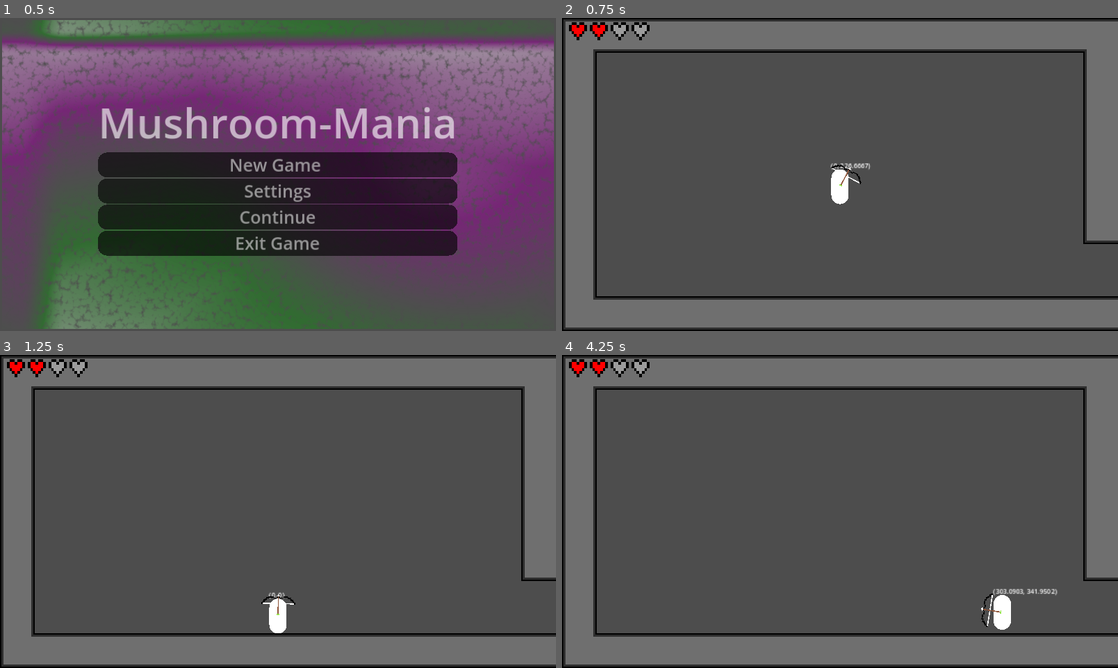
Above: before the commit, frames 1-4 (two rows, left to right).
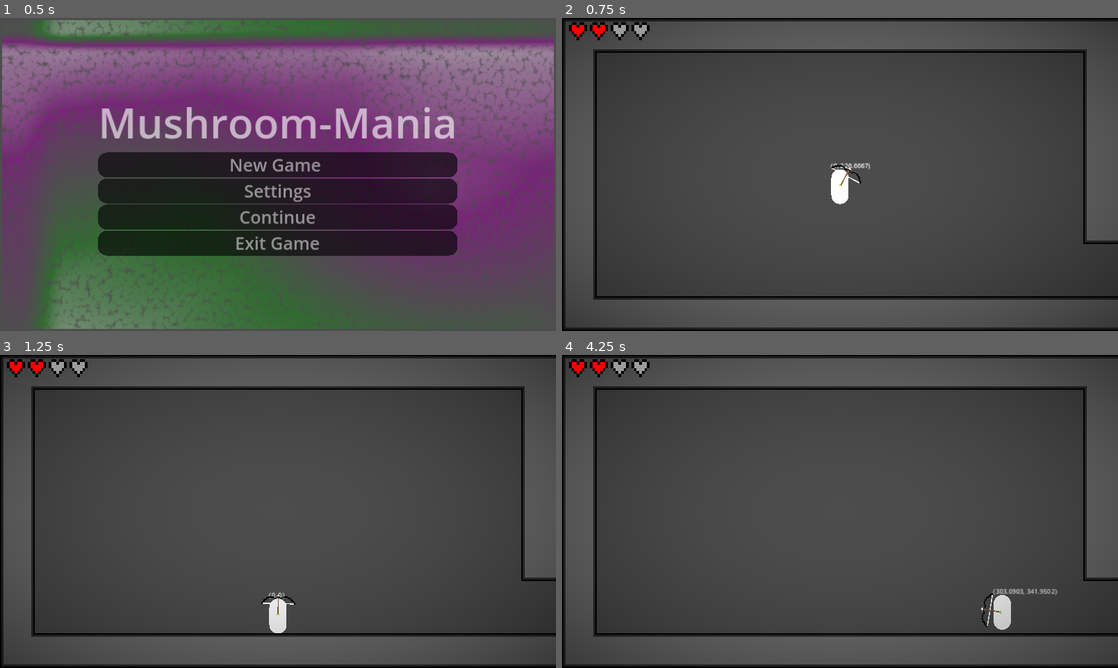
Above: after the commit, the same moments.

Repository: olvior/mushroom-mania
Game: Godot game, scene res://GUI/mainmenu/main_menu.tscn
The game is run twice, just before and just after one commit, with the same random seed, the same clock (stepped at 60 frames per second) and the same inputs.
Inputs (mouse positions are in pixels of both pictures, inside the frame that each line leads up to):
- Up to frame 1 (0.5 s): no input
- Up to frame 2 (0.75 s): click "New Game" at 0.5 s
- Up to frame 3 (1.25 s): no input
- Up to frame 4 (4.25 s): move the mouse to (962, 495) at 1.27 s; hold Right (right) 1.28-2.78 s; tap X (attack) at 1.35, 3.6 s; tap Z (jump) at 1.52, 2.27, 3.77 s; move the mouse to (728, 527) at 2.02 s; click (728, 527) at 2.1 s; move the mouse to (895, 442) at 2.77 s; hold Left (left) 2.78-3.53 s; tap C (dash) at 2.85 s; move the mouse to (812, 574) at 3.52 s; hold Right (right) from 3.53 s (still down)

Frame 1 is identical in both runs. In frame 2, 20% of the frame differs, in the area x 0-100%, y 1-99%; in frame 3, 20%; in frame 4, 20%.

Commit message:
Added vignette

Diff:
--- a/GUI/hud/hud.gd
+++ b/GUI/hud/hud.gd
@@ -4,6 +4,7 @@
 var player : CharacterBody2D
 
 @onready var hboxcont : HBoxContainer = get_node("MargainContainer/MarginContainer/HBoxContainer")
+@onready var vignette : ColorRect = get_node("Vignette")
 
 @export_category("HUD Variables")
 @export var pause : PackedScene
@@ -18,6 +19,7 @@
 var r : TextureRect
 
 var old_player_health : int
+
 
 func _process(_delta):
 	if Global.player:
@@ -34,9 +36,11 @@
 		if get_tree().paused:
 			pause_menu = pause.instantiate()
 			Global.main_scene.get_node("CanvasLayer").add_child(pause_menu)
+			vignette.call_deferred("darken")
 
 		else:
 			pause_menu.queue_free()
+			vignette.call_deferred("lighten")
 
 func update(h):
 	var rects = hboxcont.get_children()
--- a/GUI/hud/hud.tscn
+++ b/GUI/hud/hud.tscn
@@ -1,10 +1,17 @@
-[gd_scene load_steps=6 format=3 uid="uid://cl65jlhe7ug8d"]
+[gd_scene load_steps=9 format=3 uid="uid://cl65jlhe7ug8d"]
 
 [ext_resource type="Texture2D" uid="uid://dhty2ac5legp4" path="res://art/heart.png" id="1_7bwhk"]
 [ext_resource type="Script" path="res://GUI/hud/hud.gd" id="1_gr46x"]
 [ext_resource type="PackedScene" uid="uid://dt8vj2pw5blpo" path="res://GUI/hud/pause.tscn" id="2_cqmid"]
 [ext_resource type="Texture2D" uid="uid://c3cusj6bdypwa" path="res://art/heartempty.png" id="3_u47i8"]
 [ext_resource type="Texture2D" uid="uid://dhkbxhtpltv4x" path="res://art/hearthalf.png" id="5_otfbt"]
+[ext_resource type="Shader" path="res://GUI/hud/vignette.gdshader" id="6_ldhu0"]
+[ext_resource type="Script" path="res://GUI/hud/vignette.gd" id="7_nnp0b"]
+
+[sub_resource type="ShaderMaterial" id="ShaderMaterial_ihw5w"]
+shader = ExtResource("6_ldhu0")
+shader_parameter/alpha = 0.5
+shader_parameter/menu = false
 
 [node name="Control" type="Control"]
 process_mode = 3
@@ -21,6 +28,17 @@
 textureon = ExtResource("1_7bwhk")
 texturehalf = ExtResource("5_otfbt")
 textureoff = ExtResource("3_u47i8")
+
+[node name="Vignette" type="ColorRect" parent="."]
+material = SubResource("ShaderMaterial_ihw5w")
+layout_mode = 1
+anchors_preset = 15
+anchor_right = 1.0
+anchor_bottom = 1.0
+grow_horizontal = 2
+grow_vertical = 2
+color = Color(3.235, 0, 2.059, 1)
+script = ExtResource("7_nnp0b")
 
 [node name="MargainContainer" type="MarginContainer" parent="."]
 layout_mode = 1
--- /dev/null
+++ b/GUI/hud/vignette.gd
@@ -0,0 +1,12 @@
+extends ColorRect
+
+var dark = 1
+var light = 0.2
+
+func darken():
+	material.set_shader_parameter("menu", true)
+	material.set_shader_parameter("alpha", dark)
+
+func lighten():
+	material.set_shader_parameter("menu", false)
+	material.set_shader_parameter("alpha", light)
--- /dev/null
+++ b/GUI/hud/vignette.gdshader
@@ -0,0 +1,18 @@
+shader_type canvas_item;
+
+uniform float alpha = 0.2;
+uniform bool menu = false;
+
+void fragment() {
+	COLOR = vec4(0, 0, 0, alpha);
+	vec2 adj = UV - 0.5;
+
+	COLOR.a *= adj.x * adj.x + adj.y * adj.y;
+
+	if (menu) {
+		COLOR.a /= 1.5;
+		COLOR.a += 1.0 / 3.0;
+	}
+	else
+		COLOR.a *= 2.0;
+}
